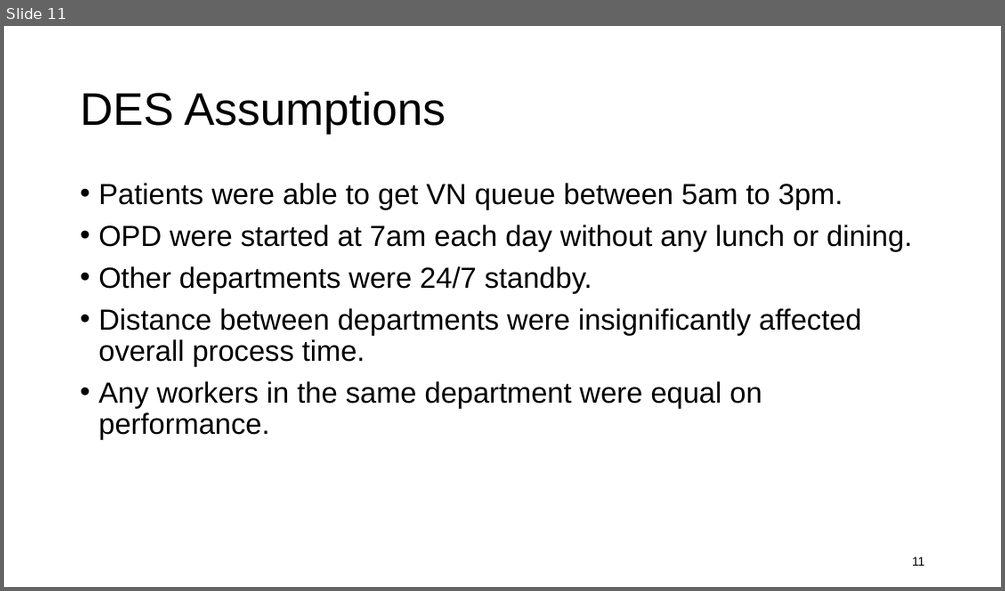
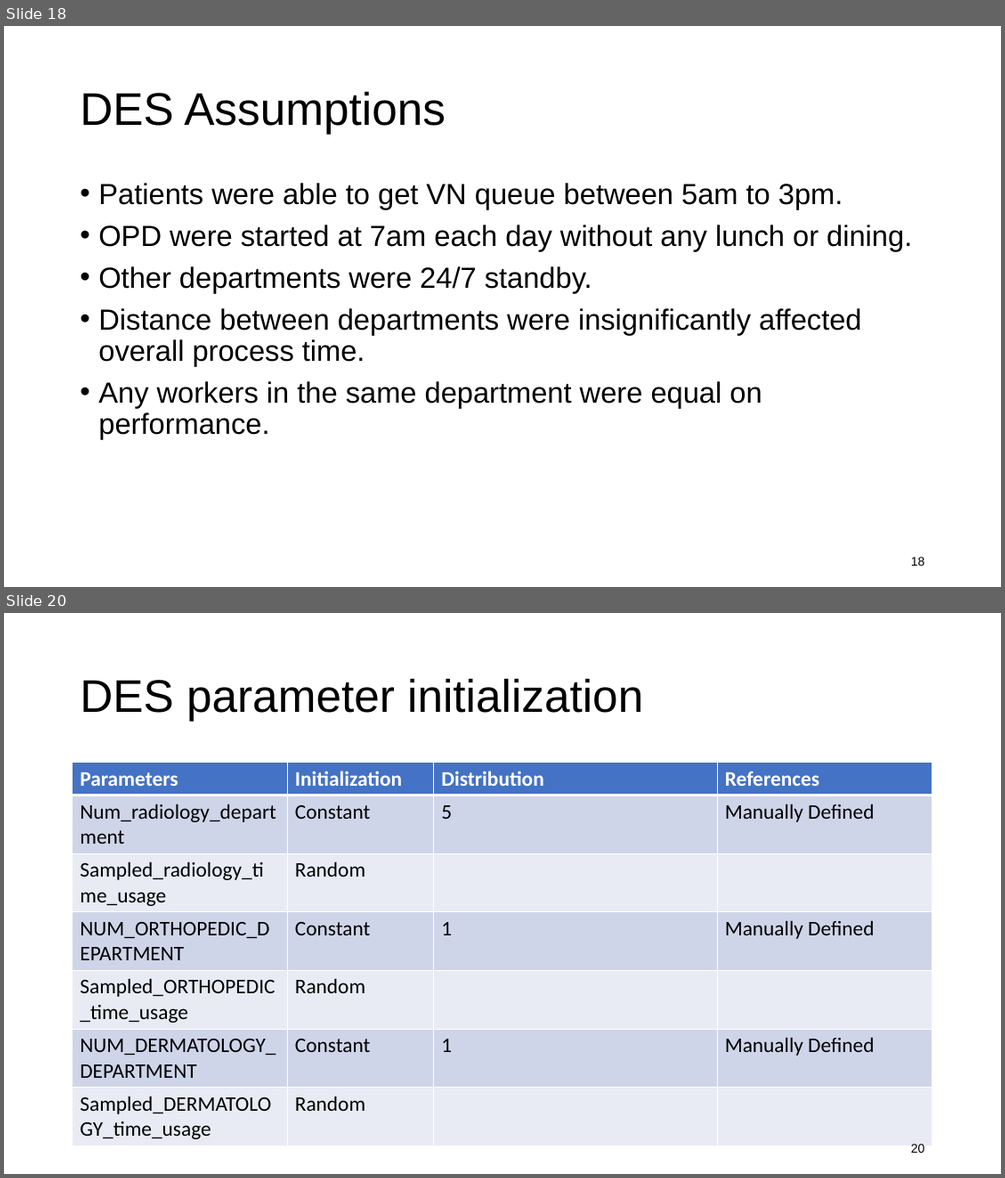
Before and after one commit to kawin7538/ds_hospital_project, a slide deck: memo_presentation/memo.pptx. Shown one above the other, each under a label of ours: slide 11 before the commit, slides 18 and 20 after it; the slides between them are not shown. The pictures are 1005x591 and 1005x1178 pixels, drawn with LibreOffice and Linux fonts; fonts in the diff are those of the drawing. Boxes give left, top, right and bottom in pixels: in the first picture for what was removed or moved away, otherwise in the second. Text is boxed around its words. In the diff, an @@ line names an element or a change of style, - is before the commit and + after.

```diff
--- a/memo_presentation/memo.pptx
+++ b/memo_presentation/memo.pptx
@@ slide 20 added at box(4, 613, 1001, 1174), background #FFFFFF @@
@@ title added at box(80, 678, 643, 721), 44 pt, text #000000 @@
+DES parameter initialization
@@ table added at box(73, 763, 932, 1143), 7 rows, 4 columns @@
+Parameters | Initialization | Distribution | References
+Num_radiology_department | Constant | 5 | Manually Defined
+Sampled_radiology_time_usage | Random |  | 
+NUM_ORTHOPEDIC_DEPARTMENT | Constant | 1 | Manually Defined
+Sampled_ORTHOPEDIC_time_usage | Random |  | 
+NUM_DERMATOLOGY_DEPARTMENT | Constant | 1 | Manually Defined
+Sampled_DERMATOLOGY_time_usage | Random |  | 
@@ page number added at box(911, 1143, 925, 1152), 12 pt, text #000000 @@
+20
@@ what was slide 11 is now slide 18 @@
@@ page number at box(911, 556, 925, 565): text changed @@
-11
+18
```
Also in this commit, not shown: 7 slides changed, 10 other slides added, 1 slide removed, 6 other files.
